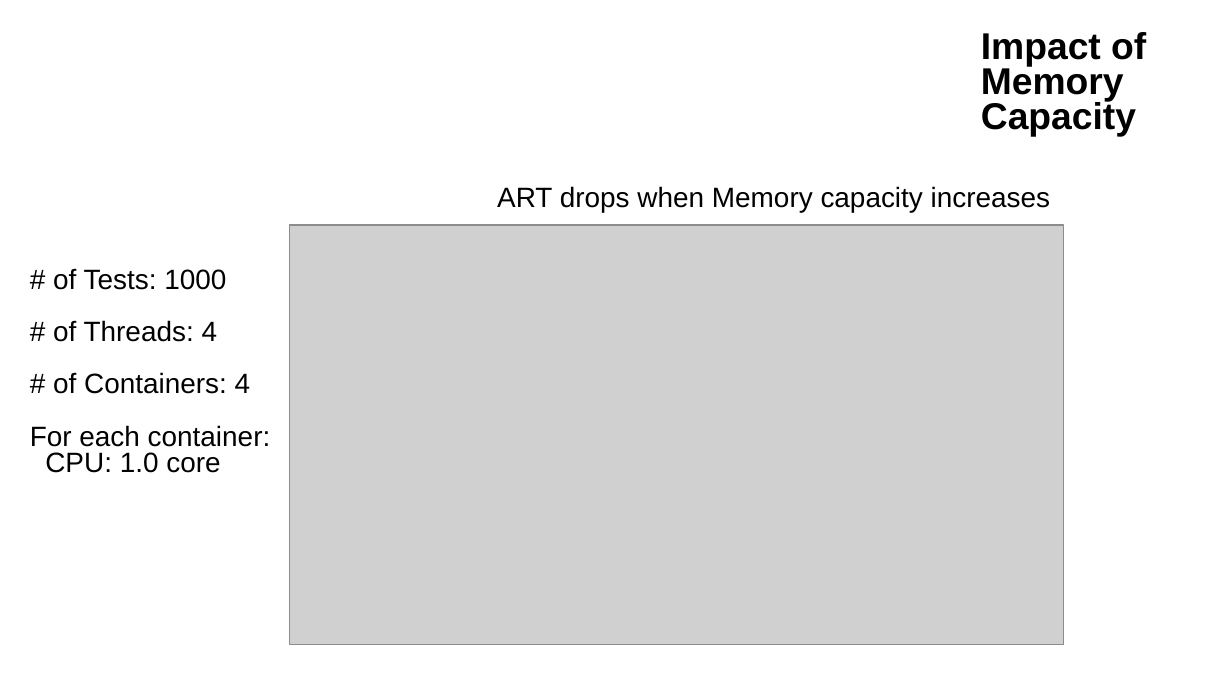
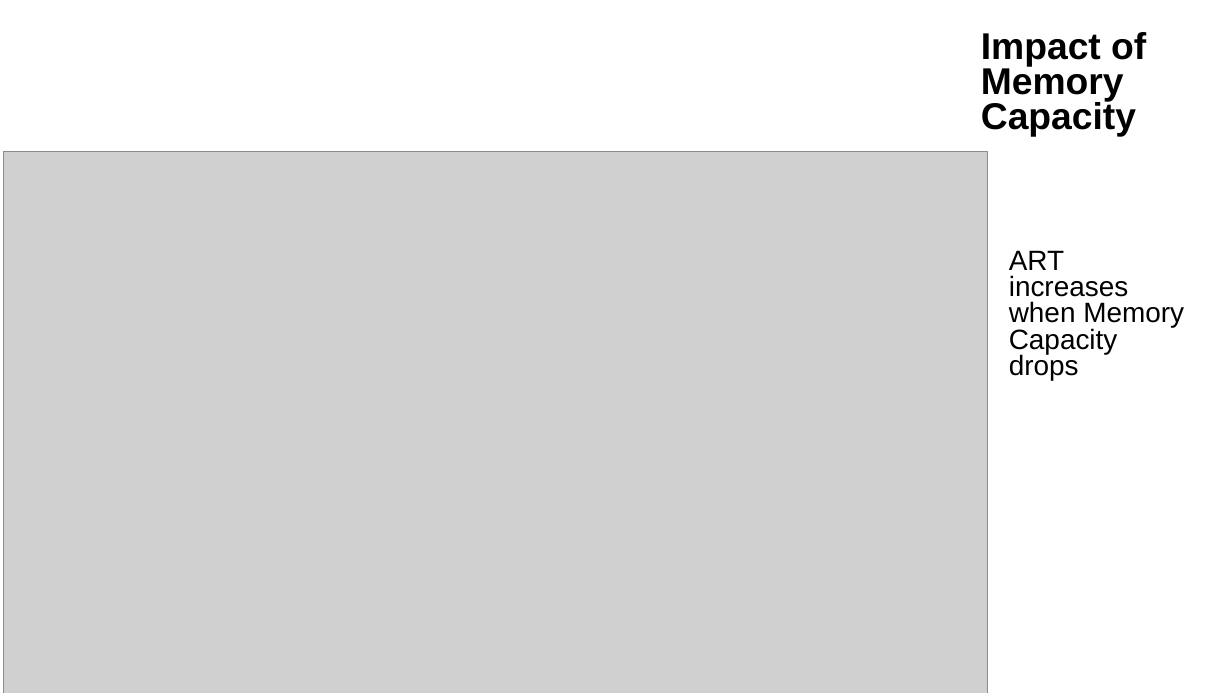
Before and after one commit to bharat-robotics/model_serving, a slide deck: slide 15 of MidTerm_Report/P3-midterm-progress-report-slides.ppt. Drawn at 1232x693 pixels with LibreOffice and Linux fonts; fonts in the diff are those of the drawing; grey boxes stand for pictures; background and template pictures are left out. Boxes give left, top, right and bottom in pixels: in the first picture for what was removed or moved away, otherwise in the second. Text is boxed around its words. In the diff, an @@ line names an element or a change of style, - is before the commit and + after.

```diff
--- a/MidTerm_Report/P3-midterm-progress-report-slides.ppt
+++ b/MidTerm_Report/P3-midterm-progress-report-slides.ppt
@@ picture resized from (x1=290, y1=225, x2=1063, y2=644) to (x1=3, y1=151, x2=987, y2=693) @@
@@ text removed at (x1=30, y1=268, x2=271, y2=473) @@
-# of Tests: 1000
-# of Threads: 4
-# of Containers: 4
-For each container:
-CPU: 1.0 core
@@ text at (x1=1009, y1=250, x2=1184, y2=380): text changed @@
-ART drops when Memory capacity increases
+ART
+increases
+when Memory
+Capacity
+drops
```
Also in this commit, not shown: 3 other slides changed, 1 other file.
